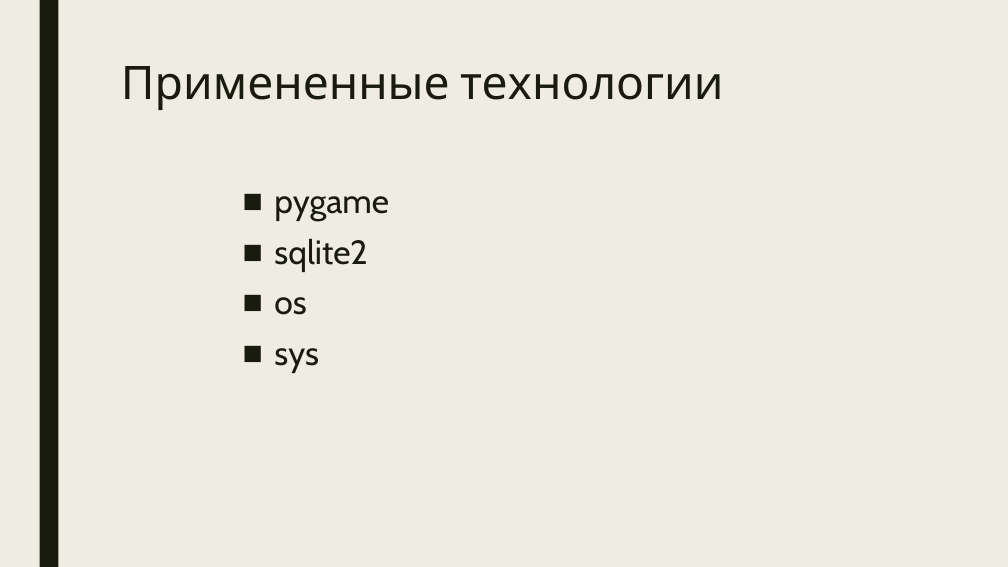
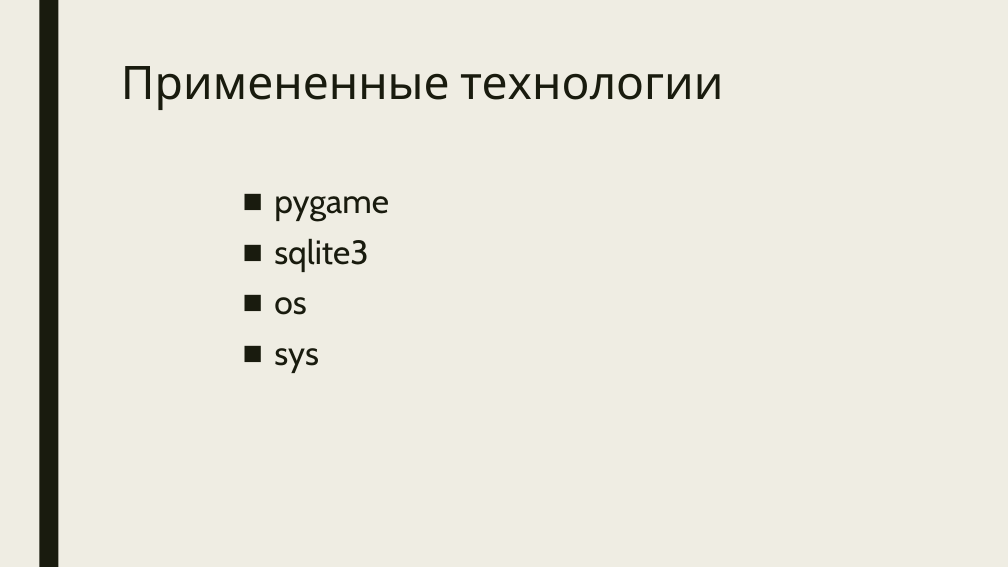
Before and after one commit to daaria-s/DungeonGame, a slide deck: slide 3 of MagicDungeon.pptx. Drawn at 1008x567 pixels with LibreOffice and Linux fonts; fonts in the diff are those of the drawing. Boxes give left, top, right and bottom in pixels: in the first picture for what was removed or moved away, otherwise in the second. Text is boxed around its words. In the diff, an @@ line names an element or a change of style, - is before the commit and + after.

```diff
--- a/MagicDungeon.pptx
+++ b/MagicDungeon.pptx
@@ text at bbox=[274, 238, 368, 272]: text changed @@
-■ sqlite2
+■ sqlite3
```
Also in this commit, not shown: 3 other slides changed, 7 other files.
